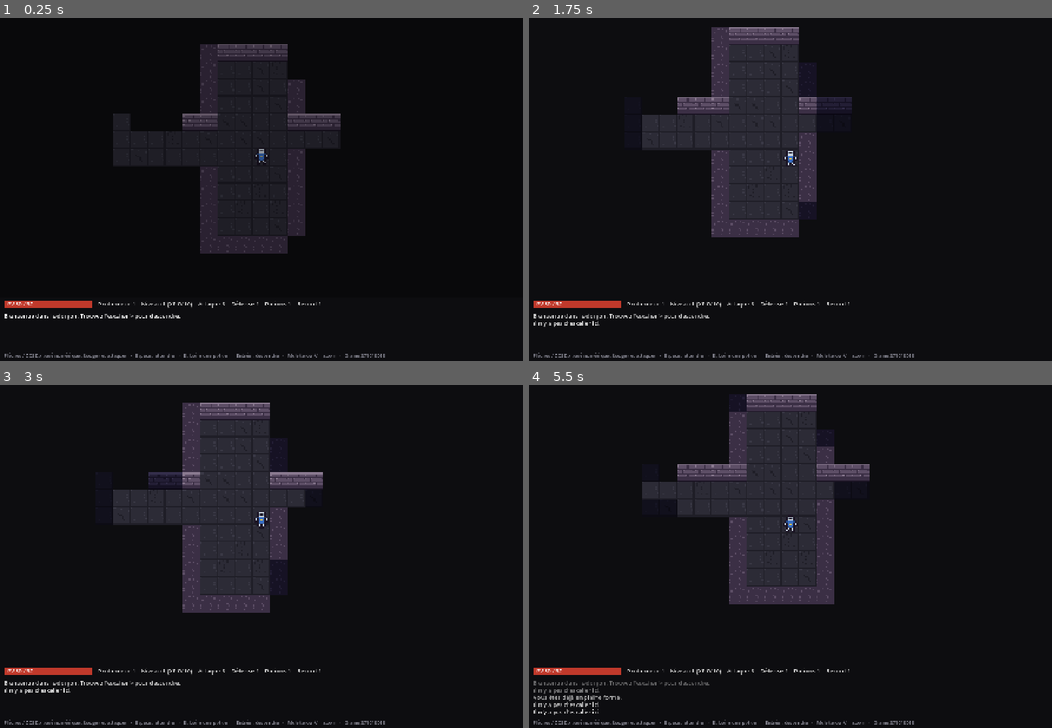
Above: before the commit, frames 1-4 (two rows, left to right).
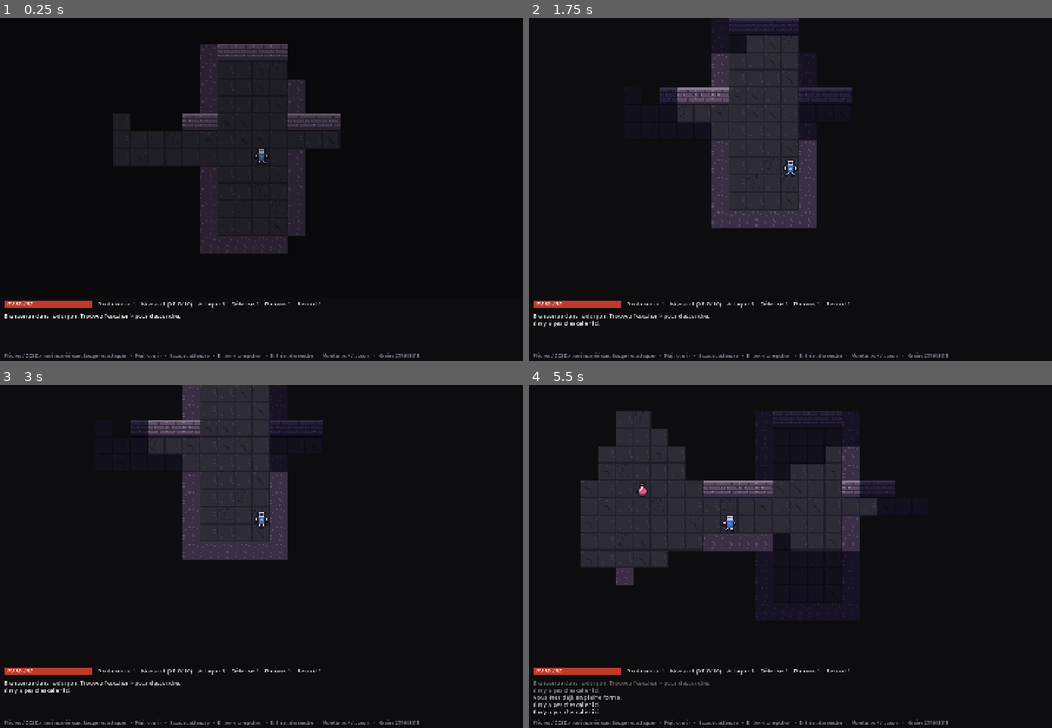
Above: after the commit, the same moments.

Repository: Wiarkane/mes-skills-jeux
Game: Godot game, scene res://main.tscn
Two runs of this game, one before a commit and one after it. Both use one fixed random seed, a clock stepped at 60 frames per second and the inputs below.
Inputs (mouse positions are in pixels of both pictures, inside the frame that each line leads up to):
- Up to frame 1 (0.25 s): no input
- Up to frame 2 (1.75 s): tap Enter at 0.5 s; move the mouse to (905, 172) at 0.52 s; hold Right 0.53-1.28 s; hold Shift 0.53-1.28 s; click (905, 172) at 0.67 s; tap Space at 0.77, 1.52 s; tap R at 0.8, 1.35 s; move the mouse to (685, 206) at 1.27 s; hold Down from 1.28 s (still down); tap Shift at 1.55 s
- Up to frame 3 (3 s): move the mouse to (313, 481) at 2.02 s; release Down at 2.03 s; hold Right 2.03-2.78 s; hold Shift 2.03-2.78 s; tap R at 2.3, 2.85 s; move the mouse to (235, 625) at 2.77 s; hold Up from 2.78 s (still down); click (235, 625) at 2.92 s
- Up to frame 4 (5.5 s): tap Space at 3.02, 3.77, 4.52 s; tap Shift at 3.05, 4.55 s; move the mouse to (947, 607) at 3.52 s; release Up at 3.53 s; hold Left 3.53-5.03 s; tap E at 3.6 s; tap R at 3.8, 5.3 s; move the mouse to (633, 505) at 4.27 s; tap Enter at 4.35 s; move the mouse to (816, 556) at 5.02 s; hold Down from 5.03 s (still down); tap Keypad Enter at 5.1 s; click (816, 556) at 5.17 s

The runs differ from the first frame. In frame 1, 0.3% of the frame differs, in the area x 26-81%, y 97-100%; in frame 2, 4.8%; in frame 3, 7.2%; in frame 4, 16%, in the area x 9-81%, y 2-100%.

Commit message:
Ajoute la course avec Maj et une marche continue touche enfoncée
Maj + direction : pas de 0,15 s au lieu de 0,3 s. Les touches
maintenues sont lues directement, sans le délai de répétition du clavier.

Co-Authored-By: Claude Opus 5.5 <noreply@anthropic.com>
Claude-Session: https://claude.ai/code/session_01BKVkUcxTrTdcGemTXiptxN

Diff:
--- a/scripts/main.gd
+++ b/scripts/main.gd
@@ -29,7 +29,9 @@
 const FLOAT_TIME := 0.8
 const DEATH_TIME := 0.35
 const FADE_TIME := 0.35
-const STEP_TIME := 0.3  # durée d'un pas : plus grand = marche plus lente
+const STEP_TIME := 0.3  # durée d'un pas en marchant : plus grand = plus lent
+const RUN_STEP_TIME := 0.15  # durée d'un pas en courant (Maj enfoncée)
+const HOLD_WAIT := 0.25  # touche maintenue contre un monstre : délai entre deux coups
 
 # Zoom de la caméra : 1 = toute la carte, 2 = deux fois plus près, etc.
 const ZOOM_LEVELS := [1.0, 1.5, 2.0, 2.5, 3.0]
@@ -91,6 +93,7 @@
 	var phase := randf()
 	var facing := 1  # 1 = regarde à droite, -1 = à gauche
 	var step_t := 0.0  # > 0 pendant un pas
+	var step_time := 0.3  # durée du pas en cours (marche ou course)
 
 	func _init(n: String, spr: int, p: Vector2i, h: int, a: int, d: int, x: int) -> void:
 		name = n
@@ -135,6 +138,7 @@
 
 # Effets visuels en cours
 var anim_time := 0.0
+var hold_wait := 0.0  # attente avant la prochaine action quand une touche reste enfoncée
 var zoom_index := DEFAULT_ZOOM_INDEX
 var zoom := 2.0
 var cam := Vector2.ZERO  # point de la carte (en pixels) au centre de l'écran
@@ -155,17 +159,17 @@
 
 func _process(delta: float) -> void:
 	anim_time += delta
-	# Les personnages avancent vers leur case à vitesse régulière (un pas = STEP_TIME).
+	# Les personnages avancent vers leur case à vitesse régulière (un pas = step_time).
 	# S'ils ont du retard, ils accélèrent pour le rattraper.
 	var actors: Array[Actor] = [player]
 	actors.append_array(monsters)
 	for a in actors:
 		var target := cell_px(a.pos)
-		var speed := maxf(TILE / STEP_TIME, a.vis.distance_to(target) * 6.0)
+		var speed := maxf(TILE / a.step_time, a.vis.distance_to(target) * 6.0)
 		a.vis = a.vis.move_toward(target, speed * delta)
 		a.bump_t = maxf(0.0, a.bump_t - delta / BUMP_TIME)
 		a.flash_t = maxf(0.0, a.flash_t - delta / FLASH_TIME)
-		a.step_t = maxf(0.0, a.step_t - delta / STEP_TIME)
+		a.step_t = maxf(0.0, a.step_t - delta / a.step_time)
 	for fx: Dictionary in floaters:
 		fx["t"] += delta
 	floaters = floaters.filter(func(f: Dictionary) -> bool: return f["t"] < FLOAT_TIME)
@@ -175,7 +179,47 @@
 	cam = cam.lerp(camera_target(), 1.0 - exp(-delta * 10.0))
 	trauma = maxf(0.0, trauma - delta * 2.0)
 	fade = maxf(0.0, fade - delta / FADE_TIME)
+	handle_held_keys(delta)
 	queue_redraw()
+
+
+## Touche de direction maintenue : le héros continue d'avancer, un pas après l'autre.
+func handle_held_keys(delta: float) -> void:
+	hold_wait = maxf(0.0, hold_wait - delta)
+	if game_over or player.step_t > 0.0 or hold_wait > 0.0:
+		return
+	var dir := held_direction()
+	if dir == Vector2i.ZERO:
+		return
+	if try_move(dir):
+		end_player_turn()
+	if player.step_t <= 0.0:
+		# Pas de déplacement (attaque ou mur) : petite pause avant de recommencer.
+		hold_wait = HOLD_WAIT
+
+
+func held_direction() -> Vector2i:
+	var d := Vector2i.ZERO
+	if is_any_pressed([KEY_UP, KEY_W, KEY_KP_8, KEY_KP_7, KEY_KP_9]):
+		d.y -= 1
+	if is_any_pressed([KEY_DOWN, KEY_S, KEY_KP_2, KEY_KP_1, KEY_KP_3]):
+		d.y += 1
+	if is_any_pressed([KEY_LEFT, KEY_A, KEY_KP_4, KEY_KP_7, KEY_KP_1]):
+		d.x -= 1
+	if is_any_pressed([KEY_RIGHT, KEY_D, KEY_KP_6, KEY_KP_9, KEY_KP_3]):
+		d.x += 1
+	return d
+
+
+func is_any_pressed(keys: Array) -> bool:
+	for k: Key in keys:
+		if Input.is_physical_key_pressed(k):
+			return true
+	return false
+
+
+func current_step_time() -> float:
+	return RUN_STEP_TIME if Input.is_key_pressed(KEY_SHIFT) else STEP_TIME
 
 
 # ---------------------------------------------------------------- Partie
@@ -312,8 +356,8 @@
 			new_run()
 		return
 
-	# Touche maintenue : on attend la fin du pas en cours avant d'en refaire un.
-	if key.echo and player.step_t > 0.0:
+	# Les touches maintenues sont gérées dans handle_held_keys().
+	if key.echo:
 		return
 
 	# Touches « physiques » : ZQSD sur un clavier AZERTY = WASD sur un clavier QWERTY.
@@ -348,6 +392,9 @@
 	get_viewport().set_input_as_handled()
 	if took_turn:
 		end_player_turn()
+	if player.step_t <= 0.0:
+		# Attaque, attente ou mur : on évite qu'une touche gardée enfoncée refasse l'action tout de suite.
+		hold_wait = HOLD_WAIT
 
 
 func end_player_turn() -> void:
@@ -364,7 +411,7 @@
 		return true
 	if not dungeon.is_walkable(target):
 		return false
-	start_step(player, dir)
+	start_step(player, dir, current_step_time())
 	player.pos = target
 	pick_up()
 	if target == stairs:
@@ -497,7 +544,7 @@
 				best_d = dp
 				best = p
 		if best != m.pos:
-			start_step(m, best - m.pos)
+			start_step(m, best - m.pos, player.step_time)
 			m.pos = best
 
 
@@ -722,7 +769,8 @@
 	return base + 2 if walk < 0 else base + 3 + walk
 
 
-func start_step(a: Actor, dir: Vector2i) -> void:
+func start_step(a: Actor, dir: Vector2i, duration: float) -> void:
+	a.step_time = duration
 	if dir.x != 0:
 		a.facing = signi(dir.x)
 	a.step_t = 1.0
@@ -801,5 +849,5 @@
 			HORIZONTAL_ALIGNMENT_LEFT, -1, 16, shade)
 
 	draw_string(font, Vector2(12, y0 + 156),
-		"Flèches / ZQSD / pavé numérique : bouger et attaquer   ·   Espace : attendre   ·   E : boire une potion   ·   Entrée : descendre   ·   Molette ou +/- : zoom   ·   Graine %d" % run_seed,
+		"Flèches / ZQSD / pavé numérique : bouger et attaquer   ·   Maj : courir   ·   Espace : attendre   ·   E : boire une potion   ·   Entrée : descendre   ·   Molette ou +/- : zoom   ·   Graine %d" % run_seed,
 		HORIZONTAL_ALIGNMENT_LEFT, -1, 13, Color("8a8a96"))
